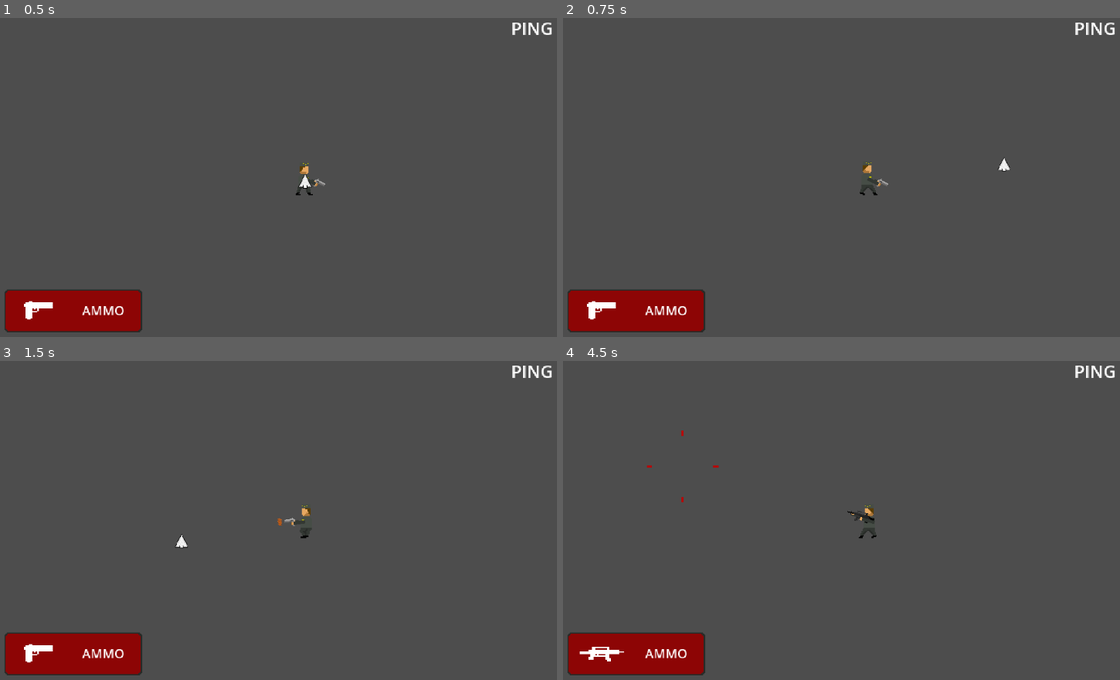
Above: before the commit, frames 1-4 (two rows, left to right).
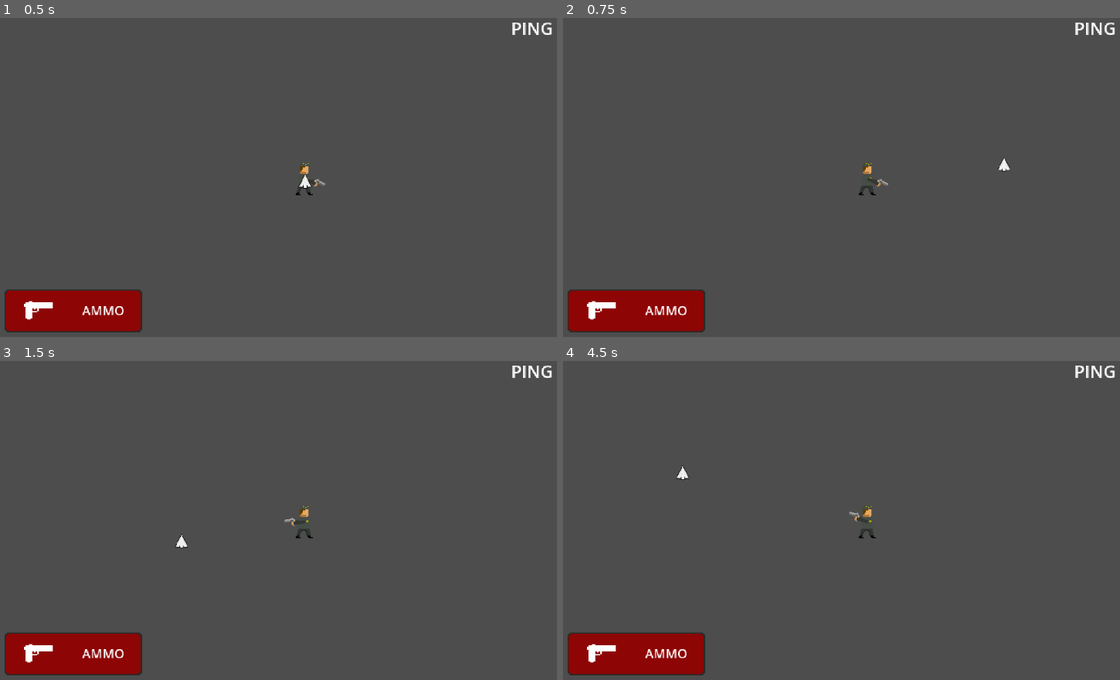
Above: after the commit, the same moments.

Repository: NevenIlincic/Commanders-Defense
Game: Godot game, scene res://Scenes/Player.tscn
Same seed, same stepped clock (60 frames per second), same inputs: the game is played once before the commit and once after it. This scene is started directly instead of the project's main scene.
Inputs (mouse positions are in pixels of both pictures, inside the frame that each line leads up to):
- Up to frame 1 (0.5 s): no input
- Up to frame 2 (0.75 s): tap Enter (chat) at 0.5 s; move the mouse to (1003, 161) at 0.52 s; hold D (right) from 0.53 s (still down); hold W (jump) from 0.53 s (still down); click (1003, 161) at 0.67 s
- Up to frame 3 (1.5 s): move the mouse to (183, 539) at 1.27 s; release D (right) at 1.28 s; release W (jump) at 1.28 s; hold A (left) from 1.28 s (still down); tap Enter (chat) at 1.35 s; click (183, 539) at 1.42 s
- Up to frame 4 (4.5 s): tap W (jump) at 1.52, 1.55, 1.82, 2.3, 3.02, 3.05, 3.32 s; tap Space (show_hide_chat) at 2, 2.85 s; move the mouse to (930, 443) at 2.02 s; release A (left) at 2.03 s; press the mouse at (930, 443) at 2.03 s; hold D (right) 2.03-3.53 s; move the mouse to (835, 590) at 2.77 s; release the mouse at (835, 590) at 2.78 s; click (835, 590) at 2.92 s; move the mouse to (1053, 574) at 3.52 s; hold W (jump) 3.53-4.28 s; hold A (left) from 3.53 s (still down); tap Tab (show_scoreboard) at 3.6 s; click (1053, 574) at 3.67 s; tap R (reload) at 4.15 s; move the mouse to (679, 469) at 4.27 s; tap E (switch_next) at 4.35 s; click (679, 469) at 4.42 s

Frame 1 is identical in both runs. In frame 2, less than 0.1% of the frame differs, in the area x 53-57%, y 45-56%; in frame 3, 0.1%; in frame 4, 0.4%, in the area x 2-57%, y 21-95%.
Error before the commit: Invalid access to property or key 'input_id' on a base object of type 'Dictionary'. (res://Scenes/player.gd:116)
Error after the commit: Invalid access to property or key 'input_id' on a base object of type 'Dictionary'. (res://Scenes/player.gd:115)

Commit message:
[ADD] Command pattern for player movement

Diff:
--- /dev/null
+++ b/Godot/Classes/Command/player_move_command.gd
@@ -0,0 +1,76 @@
+extends Node
+class_name PlayerMoveCommand
+
+var player: MyPlayer
+var move_left: bool
+var move_right: bool
+var jump: bool
+var input_id: int
+
+func _init(player: MyPlayer, input_id: int) -> void:
+	self.player = player
+	self.move_left = false
+	self.move_right = false
+	self.jump = false
+	self.input_id = input_id
+
+func execute(delta: float):
+	if self.player.is_dead:
+		return
+
+	var direction = 0
+	if self.move_left:
+		direction -= 1
+	if self.move_right:
+		direction += 1
+
+	if direction > 0 and not self.player.can_move_right:
+		direction = 0
+	elif direction < 0 and not self.player.can_move_left:
+		direction = 0
+
+	self.player.global_position.x += direction * self.player.SERVER_SPEED * self.player.METER_TO_PIXEL * delta
+	self.update_all_shapes()
+
+	var predicted_v_velocity = self.player.vertical_velocity + (self.player.GRAVITY * delta)
+	if predicted_v_velocity > 12.0:
+		predicted_v_velocity = 12.0
+
+	self.player.ray_shape_down.force_shapecast_update()
+
+	self.player.is_on_ground = false
+	if self.player.ray_shape_down.is_colliding() and predicted_v_velocity >= 0.0:
+		var normal = self.player.ray_shape_down.get_collision_normal(0)
+		if normal.y < -0.5:
+			self.player.is_on_ground = true
+
+	if self.player.is_on_ground:
+		self.player.vertical_velocity = 0.0
+		var collision_y = self.player.ray_shape_down.get_collision_point(0).y
+		self.player.global_position.y = collision_y - 16
+
+	else:
+		self.player.vertical_velocity = predicted_v_velocity
+		self.player.global_position.y += self.player.vertical_velocity * delta * self.player.METER_TO_PIXEL
+
+	if self.jump and self.player.is_on_ground:
+		self.player.vertical_velocity = -self.player.JUMP_VELOCITY
+		self.player.is_on_ground = false
+
+		self.player.global_position.y -= 1.0
+
+	if self.player.ray_shape_top.is_colliding() and self.player.vertical_velocity < 0:
+		var normal = self.player.ray_shape_top.get_collision_normal(0)
+		if normal.y > 0.5:
+			self.player.vertical_velocity = 0.0
+			var ceiling_y = self.player.ray_shape_top.get_collision_point(0).y
+			self.player.global_position.y = ceiling_y + 16.0
+
+
+func update_all_shapes():
+	self.player.ray_shape_top.force_shapecast_update()
+	self.player.ray_shape_left.force_shapecast_update()
+	self.player.ray_shape_right.force_shapecast_update()
+
+	self.player.can_move_left = !self.player.ray_shape_left.is_colliding()
+	self.player.can_move_right = !self.player.ray_shape_right.is_colliding()
--- a/Godot/Scenes/player.gd
+++ b/Godot/Scenes/player.gd
@@ -10,7 +10,7 @@
 @onready var kill_image: Sprite2D = $kill_image
 @onready var kill_feed_position: Marker2D = $kill_feed_position
 
-var inputs_list: Array[Dictionary] = []
+var inputs_list: Array[PlayerMoveCommand] = []
 var state_history: Array[Dictionary] = []
 const SERVER_SPEED = 10
 const METER_TO_PIXEL = 32
@@ -112,9 +112,10 @@
 
 func _physics_process(delta: float) -> void:
 	if not self.message_input.visible and not self.pause_menu.visible:
+		Network.INPUT_DATA["input_id"] += 1
+		var move_command: PlayerMoveCommand = handle_move_inputs(Network.INPUT_DATA["input_id"], delta)
 		handle_inputs(delta)
-		Network.INPUT_DATA["input_id"] += 1
-		apply_movement_step(Network.INPUT_DATA, PHYSICS_DELTA)
+		apply_movement_step(move_command, PHYSICS_DELTA)
 		state_history.append(
 			{
 				"id": Network.INPUT_DATA["input_id"],
@@ -122,7 +123,7 @@
 			}
 		)
 		#if Network.INPUT_DATA["input_id"] % 3 == 0:
-		send_data()
+		send_data(move_command)
 
 
 	handle_pausable_actions(delta)
@@ -130,72 +131,28 @@
 	ammo_label.text = str(weapons[weapon_index].current_ammo, "/", weapons[weapon_index].max_ammo )
 	health_amount.scale.x = lerp(health_amount.scale.x, float(HP)/100, 0.2)
 
-
-func apply_movement_step(input_data: Dictionary, delta: float):
-	if self.is_dead:
-		return
-
-	update_all_shapes()
-	var direction = 0
-	if input_data.get("move_left", false): direction -= 1
-	if input_data.get("move_right", false): direction += 1
-
-	if direction > 0 and not can_move_right:
-		direction = 0
-	elif direction < 0 and not can_move_left:
-		direction = 0
-
-	global_position.x += direction * SERVER_SPEED * METER_TO_PIXEL * delta
-
-	var predicted_v_velocity = vertical_velocity + (GRAVITY * delta)
-	if predicted_v_velocity > 12.0:
-		predicted_v_velocity = 12.0
-
-	ray_shape_down.force_shapecast_update()
-
-	is_on_ground = false
-	if ray_shape_down.is_colliding() and predicted_v_velocity >= 0.0:
-		var normal = ray_shape_down.get_collision_normal(0)
-		if normal.y < -0.5:
-			is_on_ground = true
-
-	if is_on_ground:
-		vertical_velocity = 0.0
-		var collision_y = ray_shape_down.get_collision_point(0).y
-		global_position.y = collision_y - 16
-
-	else:
-		vertical_velocity = predicted_v_velocity
-		global_position.y += vertical_velocity * delta * METER_TO_PIXEL
-
-	if input_data.get("jump", false) and is_on_ground:
-		vertical_velocity = -JUMP_VELOCITY
-		is_on_ground = false
-
-		global_position.y -= 1.0
-
-	if ray_shape_top.is_colliding() and vertical_velocity < 0:
-		var normal = ray_shape_top.get_collision_normal(0)
-		# Proveri da li je normala usmerena nagore (pod)
-		if normal.y > 0.5:
-			is_on_ground = true
-			vertical_velocity = 0.0
-			var ceiling_y = ray_shape_top.get_collision_point(0).y
-			global_position.y = ceiling_y + 16.0
-
-func update_all_shapes():
-	#ray_shape_down.force_shapecast_update()
-	ray_shape_top.force_shapecast_update()
-	ray_shape_left.force_shapecast_update()
-	ray_shape_right.force_shapecast_update()
-
-	can_move_left = !ray_shape_left.is_colliding()
-	can_move_right = !ray_shape_right.is_colliding()
+func apply_movement_step(command: PlayerMoveCommand, delta: float):
+	command.execute(delta)
+
+
+
+func handle_move_inputs(input_id: int, delta: float) -> PlayerMoveCommand:
+	var has_pressed_left: bool = Input.is_action_pressed("left")
+	var has_pressed_right: bool = Input.is_action_pressed("right")
+	var has_pressed_jump: bool = Input.is_action_pressed("jump")
+
+	Network.INPUT_DATA["move_left"] = has_pressed_left
+	Network.INPUT_DATA["move_right"] = has_pressed_right
+	Network.INPUT_DATA["jump"] = has_pressed_jump
+
+	var command: PlayerMoveCommand = PlayerMoveCommand.new(self, input_id)
+	command.move_left = has_pressed_left
+	command.move_right = has_pressed_right
+	command.jump = has_pressed_jump
+
+	return command
 
 func handle_inputs(delta: float):
-	Network.INPUT_DATA["move_left"] = Input.is_action_pressed("left")
-	Network.INPUT_DATA["move_right"] = Input.is_action_pressed("right")
-	Network.INPUT_DATA["jump"] = Input.is_action_pressed("jump")
 	if Network.INPUT_DATA["gun"] == "pistol":
 		Network.INPUT_DATA["shoot"] = Input.is_action_just_pressed("shoot")
 	else:
@@ -269,11 +226,11 @@
 		if Input.is_action_just_pressed("escape"):
 			pause_menu.show_hide_pause_menu()
 
-func send_data():
+func send_data(move_command: PlayerMoveCommand):
 	if !Network.is_disconnecting:
 		var packed_byte_array: PackedByteArray = Network.convert_input_data_to_byte_array()
 		Network.send_data(packed_byte_array)
-		inputs_list.append(Network.INPUT_DATA)
+		inputs_list.append(move_command)
 		Network.INPUT_DATA["command"] = "NONE"
 		#if inputs_list.size() > 120:
 			#inputs_list.remove_at(0)
@@ -287,7 +244,7 @@
 	if weapons_names_list[weapon_index] != player_snapshot["gun"]:
 		weapons[weapon_index].reload_sound.stop()
 
-	while len(inputs_list) > 0 and inputs_list[0]["input_id"] <= last_processed_id:
+	while len(inputs_list) > 0 and inputs_list[0].input_id <= last_processed_id:
 		inputs_list.remove_at(0)
 
 	var checking_state = null
@@ -313,7 +270,7 @@
 			if error_x > 50.0:
 				print(str("X: ", abs(checking_state["global_position"].x -target_position.x)))
 			global_position = target_position
-			#vertical_velocity = player_snapshot["velocity_y"]* METER_TO_PIXEL
+			vertical_velocity = player_snapshot["velocity_y"]* METER_TO_PIXEL
 			is_on_ground = player_snapshot["is_on_ground"]
 			for input_item in inputs_list:
 				apply_movement_correction(input_item, PHYSICS_DELTA)
@@ -327,14 +284,15 @@
 			state_history.clear()
 	check_for_dying_animation(player_snapshot)
 
-func apply_movement_correction(input_data: Dictionary, delta: float):
-	apply_movement_step(input_data, delta)
-	if cos(input_data["mouse_angle"]) > 0.0:
-		walking_sprite.flip_h = false
-		idle_sprite.flip_h = false
-	else:
-		walking_sprite.flip_h = true
-		idle_sprite.flip_h = true
+func apply_movement_correction(move_command: PlayerMoveCommand, delta: float):
+	move_command.execute(delta)
+	#apply_movement_step(input_data, delta)
+	#if cos(input_data["mouse_angle"]) > 0.0:
+		#walking_sprite.flip_h = false
+		#idle_sprite.flip_h = false
+	#else:
+		#walking_sprite.flip_h = true
+		#idle_sprite.flip_h = true
 
 func check_for_dying_animation(player_snapshot: Dictionary):
 	time_till_respawn = player_snapshot["respawn_timer"]
Not shown, added: Godot/Classes/Command/player_move_command.gd.uid
